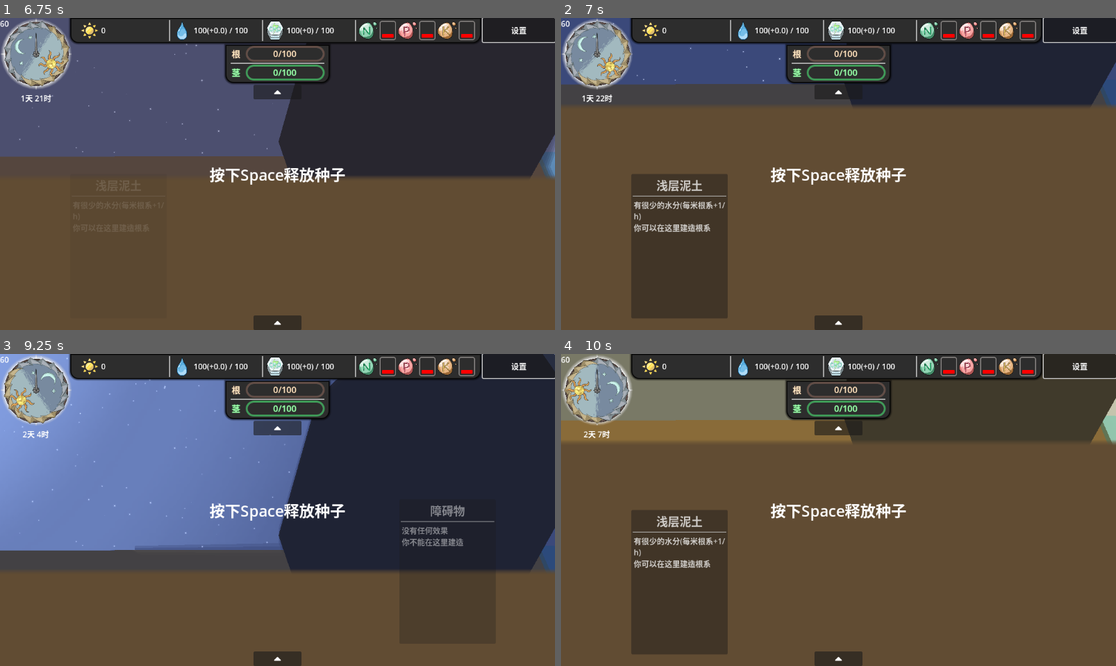
Above: before the commit, frames 1-4 (two rows, left to right).
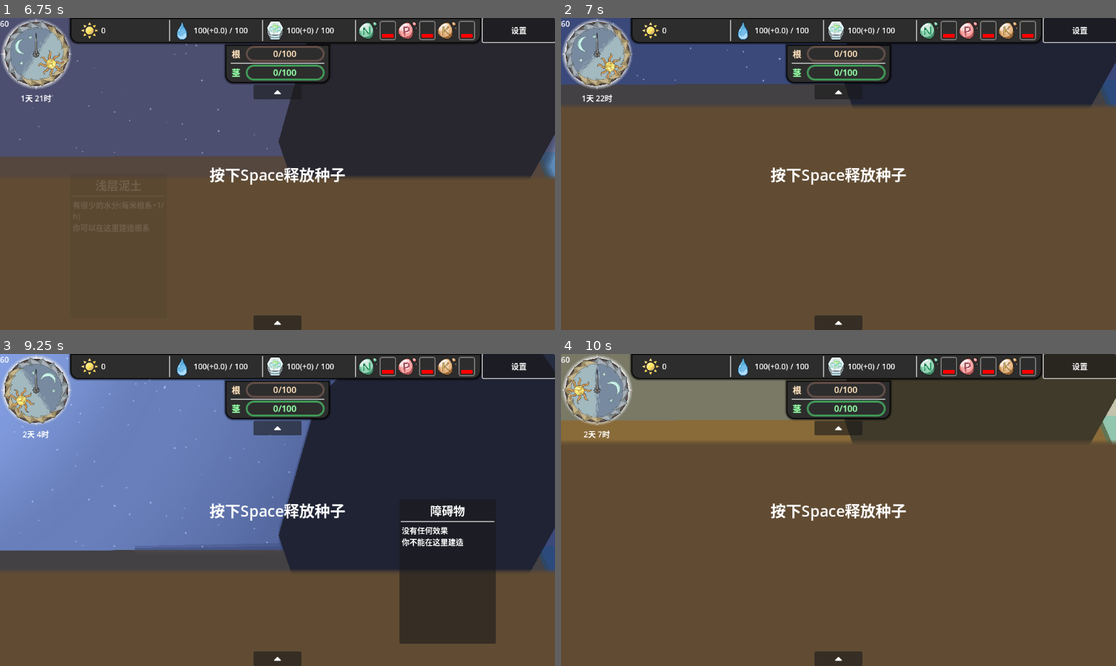
Above: after the commit, the same moments.

Repository: DeanNevan/RootsOfLife
Game: Godot game, scene res://src/main/MainGame/MainGame.tscn
The game is run twice, just before and just after one commit, with the same random seed, the same clock (stepped at 60 frames per second) and the same inputs. The engine's default icon, where the game draws it, is replaced by a stand-in: a white triangle on a blue panel in a dark square.
Inputs (mouse positions are in pixels of both pictures, inside the frame that each line leads up to):
- Up to frame 1 (6.75 s): click (277, 52) at 0.5 s; click "设置" at 1.25 s; tap Enter at 2 s; drag from (277, 174) to (516, 30) at 2.02 s; drag from (277, 174) to (516, 30) at 2.77 s; move the mouse to (277, 174) at 3.52 s; hold D (view_right) 3.53-4.25 s; tap E at 3.6, 6.6 s; click (277, 174) at 3.67 s; drag from (77, 174) to (111, 127) at 4.27 s; drag from (72, 174) to (305, 174) at 5.02 s; drag from (72, 174) to (305, 174) at 5.77 s; move the mouse to (72, 174) at 6.52 s; hold S (view_down) from 6.53 s (still down); click (72, 174) at 6.67 s
- Up to frame 2 (7 s): keep holding S (view_down)
- Up to frame 3 (9.25 s): release S (view_down) at 7.25 s; drag from (194, 432) to (166, 525) at 7.27 s; move the mouse to (399, 494) at 8.02 s; hold W (view_up) 8.03-8.75 s; tap E at 8.1 s; click (399, 494) at 8.17 s; tap Space at 8.27 s; drag from (72, 503) to (399, 500) at 8.77 s
- Up to frame 4 (10 s): move the mouse to (633, 510) at 9.52 s; hold S (view_down) from 9.53 s (still down); tap E at 9.6 s; click (633, 510) at 9.67 s

Frame 1 is identical in both runs. In frame 2, 7.8% of the frame differs, in the area x 12-31%, y 50-97%; in frame 3, 0.5%; in frame 4, 7.8%.

Commit message:
让光标只要一进入fog就隐藏悬浮窗

Diff:
--- a/src/main/Terrain/Terrain.gd
+++ b/src/main/Terrain/Terrain.gd
@@ -23,6 +23,8 @@
 var hint_title := "区域"
 var hint_content := "NULL"
 
+var is_float_window_active := false
+
 # Called when the node enters the scene tree for the first time.
 func _ready():
 	enable_texture = true
@@ -31,6 +33,9 @@
 
 # Called every frame. '_delta' is the elapsed time since the previous frame.
 func _process(_delta):
+	if is_float_window_active:
+		if !_Fog.get_cell_source_id(0, _Fog.local_to_map(get_global_mouse_position())) == -1:
+			GUI._FloatWindow.inactivate(self)
 	pass
 
 func init_all():
@@ -89,7 +94,9 @@
 func _on_area_terrain_mouse_entered():
 	if _Fog.get_cell_source_id(0, _Fog.local_to_map(get_global_mouse_position())) == -1:
 		GUI._FloatWindow.activate(self, hint_title, hint_content)
+		is_float_window_active = true
 
 
 func _on_area_terrain_mouse_exited():
 	GUI._FloatWindow.inactivate(self)
+	is_float_window_active = false
--- a/src/main/Terrain/TerrainBarrier/TerrainBarrier.gd
+++ b/src/main/Terrain/TerrainBarrier/TerrainBarrier.gd
@@ -4,12 +4,3 @@
 func _init():
 	hint_title = "障碍物"
 	hint_content = "没有任何效果\n你不能在这里建造"
-
-# Called when the node enters the scene tree for the first time.
-func _ready():
-	pass # Replace with function body.
-
-
-# Called every frame. '_delta' is the elapsed time since the previous frame.
-func _process(_delta):
-	pass
--- a/src/main/Terrain/TerrainDirt/TerrainDirt.gd
+++ b/src/main/Terrain/TerrainDirt/TerrainDirt.gd
@@ -11,15 +11,6 @@
 func _init():
 	hint_title = "泥土"
 	hint_content = "有水分(+%d/h)\n你可以在这里建造根系" % water_per_hour
-
-# Called when the node enters the scene tree for the first time.
-func _ready():
-	pass # Replace with function body.
-
-
-# Called every frame. '_delta' is the elapsed time since the previous frame.
-func _process(_delta):
-	pass
 
 func update_effect():
 	Data.water.increase_speed -= effect
--- a/src/main/Terrain/TerrainDirt/TerrainDirtL/TerrainDirtL.gd
+++ b/src/main/Terrain/TerrainDirt/TerrainDirtL/TerrainDirtL.gd
@@ -5,12 +5,3 @@
 	water_per_hour = 3
 	hint_title = "深层泥土"
 	hint_content = "有比较多水分(每米根系+%d/h)\n你可以在这里建造根系" % water_per_hour
-
-# Called when the node enters the scene tree for the first time.
-func _ready():
-	pass # Replace with function body.
-
-
-# Called every frame. '_delta' is the elapsed time since the previous frame.
-func _process(_delta):
-	pass
--- a/src/main/Terrain/TerrainDirt/TerrainDirtM/TerrainDirtM.gd
+++ b/src/main/Terrain/TerrainDirt/TerrainDirtM/TerrainDirtM.gd
@@ -5,12 +5,3 @@
 	water_per_hour = 2
 	hint_title = "普通泥土"
 	hint_content = "有一定水分(每米根系+%d/h)\n你可以在这里建造根系" % water_per_hour
-
-# Called when the node enters the scene tree for the first time.
-func _ready():
-	pass # Replace with function body.
-
-
-# Called every frame. '_delta' is the elapsed time since the previous frame.
-func _process(_delta):
-	pass
--- a/src/main/Terrain/TerrainDirt/TerrainDirtS/TerrainDirtS.gd
+++ b/src/main/Terrain/TerrainDirt/TerrainDirtS/TerrainDirtS.gd
@@ -5,12 +5,3 @@
 	water_per_hour = 1
 	hint_title = "浅层泥土"
 	hint_content = "有很少的水分(每米根系+%d/h)\n你可以在这里建造根系" % water_per_hour
-
-# Called when the node enters the scene tree for the first time.
-func _ready():
-	pass # Replace with function body.
-
-
-# Called every frame. '_delta' is the elapsed time since the previous frame.
-func _process(_delta):
-	pass
--- a/src/main/Terrain/TerrainDirt/TerrainDirtXL/TerrainDirtXL.gd
+++ b/src/main/Terrain/TerrainDirt/TerrainDirtXL/TerrainDirtXL.gd
@@ -5,12 +5,3 @@
 	water_per_hour = 4
 	hint_title = "沃土"
 	hint_content = "有很多水分(每米根系+%d/h)\n你可以在这里建造根系" % water_per_hour
-
-# Called when the node enters the scene tree for the first time.
-func _ready():
-	pass # Replace with function body.
-
-
-# Called every frame. '_delta' is the elapsed time since the previous frame.
-func _process(_delta):
-	pass
--- a/src/main/Terrain/TerrainNutrition/TerrainNutritionK/TerrainNutritionK.gd
+++ b/src/main/Terrain/TerrainNutrition/TerrainNutritionK/TerrainNutritionK.gd
@@ -3,7 +3,7 @@
 
 func _init():
 	hint_title = "钾"
-
 # Called when the node enters the scene tree for the first time.
 func _ready():
+	super._ready()
 	update_hint_content()
--- a/src/main/Terrain/TerrainNutrition/TerrainNutritionN/TerrainNutritionN.gd
+++ b/src/main/Terrain/TerrainNutrition/TerrainNutritionN/TerrainNutritionN.gd
@@ -6,4 +6,5 @@
 
 # Called when the node enters the scene tree for the first time.
 func _ready():
+	super._ready()
 	update_hint_content()
--- a/src/main/Terrain/TerrainNutrition/TerrainNutritionP/TerrainNutritionP.gd
+++ b/src/main/Terrain/TerrainNutrition/TerrainNutritionP/TerrainNutritionP.gd
@@ -6,4 +6,5 @@
 
 # Called when the node enters the scene tree for the first time.
 func _ready():
+	super._ready()
 	update_hint_content()
--- a/src/main/Terrain/TerrainWater/TerrainWater.gd
+++ b/src/main/Terrain/TerrainWater/TerrainWater.gd
@@ -8,15 +8,6 @@
 func _init():
 	hint_title = "水"
 	hint_content = "根系只要接触，提供+%d水分/h，你很幸运" % water_per_hour
-
-# Called when the node enters the scene tree for the first time.
-func _ready():
-	pass # Replace with function body.
-
-
-# Called every frame. '_delta' is the elapsed time since the previous frame.
-func _process(_delta):
-	pass
 
 func _on_area_terrain_area_entered(area):
 	var object : Object = area
